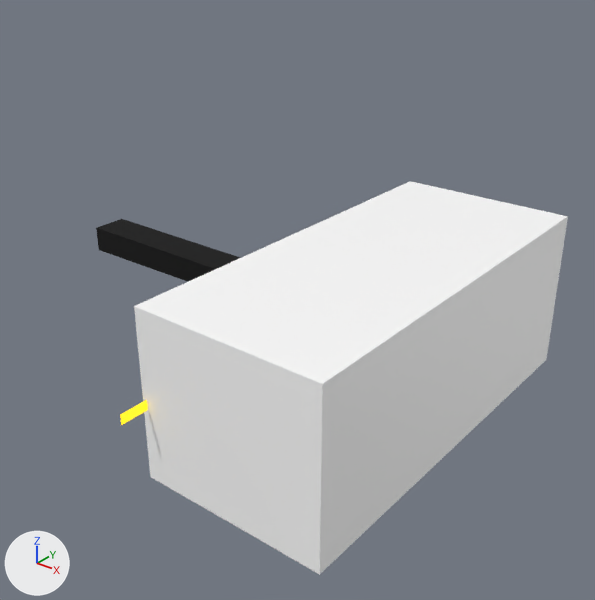
Two versions of the FBX model Assets/Model/Haimenobasyo/start.fbx, one commit apart.
Camera for both pictures: a 50 mm lens placed at (40.9, -63.8, 49.3), pointed at (-12.9, 3.5, 7.6). The lights are fixed; the arrows at lower left show +X, +Y and +Z. Where no turn or scale is listed for an object, it has been applied to the vertices.

The first picture shows 'Building'.
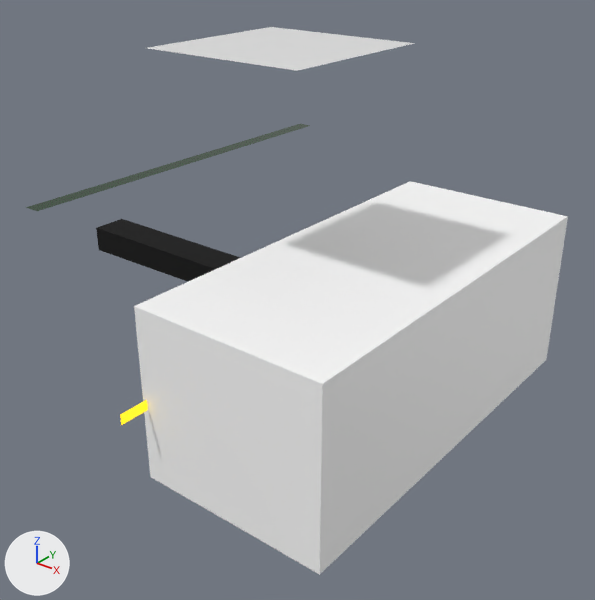
Where the change shows, as pixel boxes (x1, y1, x2, y2) in the pictures (595 x 600 px):
'Plane.002', added: after (148, 27, 414, 71)
'WaitArea.005', recoloured, moved, turned, rescaled (not visible before): after (26, 124, 310, 211)

What changed in the scene script:
```text
Add mat_yuka_bulletin_board_003:
    mat_yuka_bulletin_board_003 = principled_material('Yuka_bulletin board.003')
    mat_yuka_bulletin_board_003.base_color = (0.0, 0.0352, 0.0037)  # dark green #00350c
    mat_yuka_bulletin_board_003.roughness = 0.0
Add mat_yuka_bulletin_board_002:
    mat_yuka_bulletin_board_002 = principled_material('Yuka_bulletin board.002')
    mat_yuka_bulletin_board_002.base_color = (0.8, 0.8, 0.8)  # white #e7e7e7
    mat_yuka_bulletin_board_002.roughness = 0.4
Change me_平面_010:
    where me_平面_010.from_pydata(...)  # 4 vertices, 1 face; spans x -0.54..-0.49, y -1.0..1.0, z 0.0
    remove me_平面_010.materials.append(mat_yuka_bulletin_board)  # green #00e735
    add me_平面_010.materials.append(mat_yuka_bulletin_board_003)  # dark green #00350c
Add me_plane_002:
    me_plane_002.from_pydata([(-8.4, -8.4, 0.0), (8.4, -8.4, 0.0), (-8.4, 8.4, 0.0), (8.4, 8.4, 0.0)], [], [(0, 1, 3, 2)])
    me_plane_002.materials.append(mat_yuka_bulletin_board_002)  # white #e7e7e7
Change ob_waitarea_005:
    ob_waitarea_005.location: (-7.3, 0.0, 2.4) -> (-7.3, 0.0, 22.7)
    ob_waitarea_005.rotation_euler: (0.0, 0.0, -3.142) -> (0.0, -3.142, 0.0)  # degrees (0, 0, -180) -> degrees (0, -180, 0)
    ob_waitarea_005.scale: (2.24, 21.2, 9.55) -> (-35.8, -21.2, -9.55)
Add ob_plane_002:
    ob_plane_002 = bpy.data.objects.new('Plane.002', me_plane_002)
    ob_plane_002.location = (-7.1, -6.0, 37.8)
```
